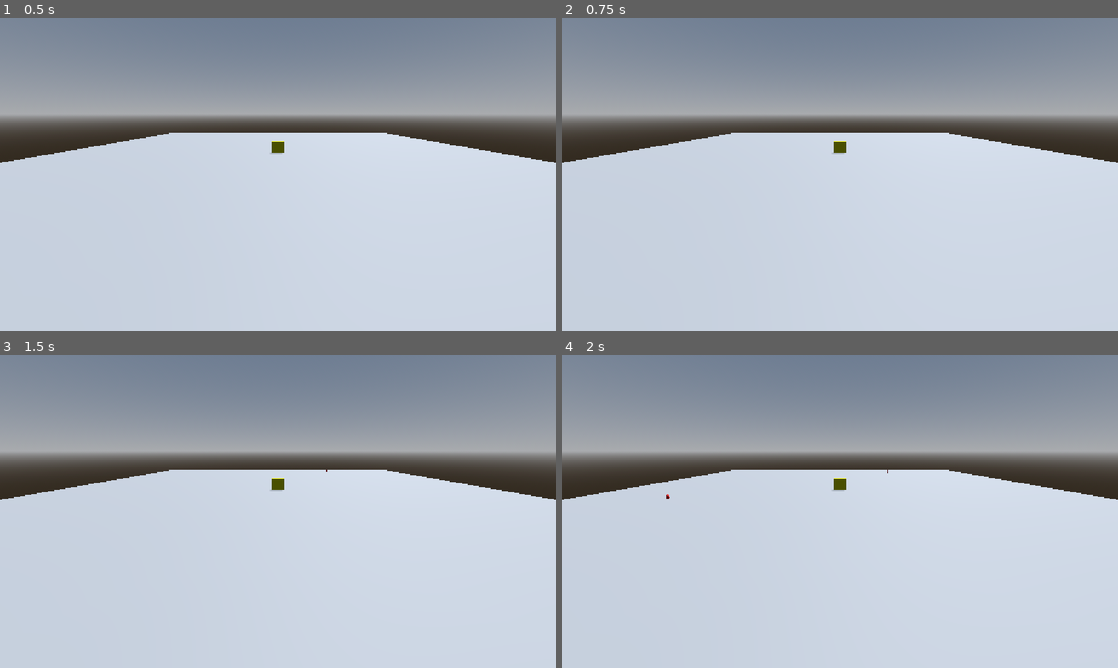
Above: before the commit, frames 1-4 (two rows, left to right).
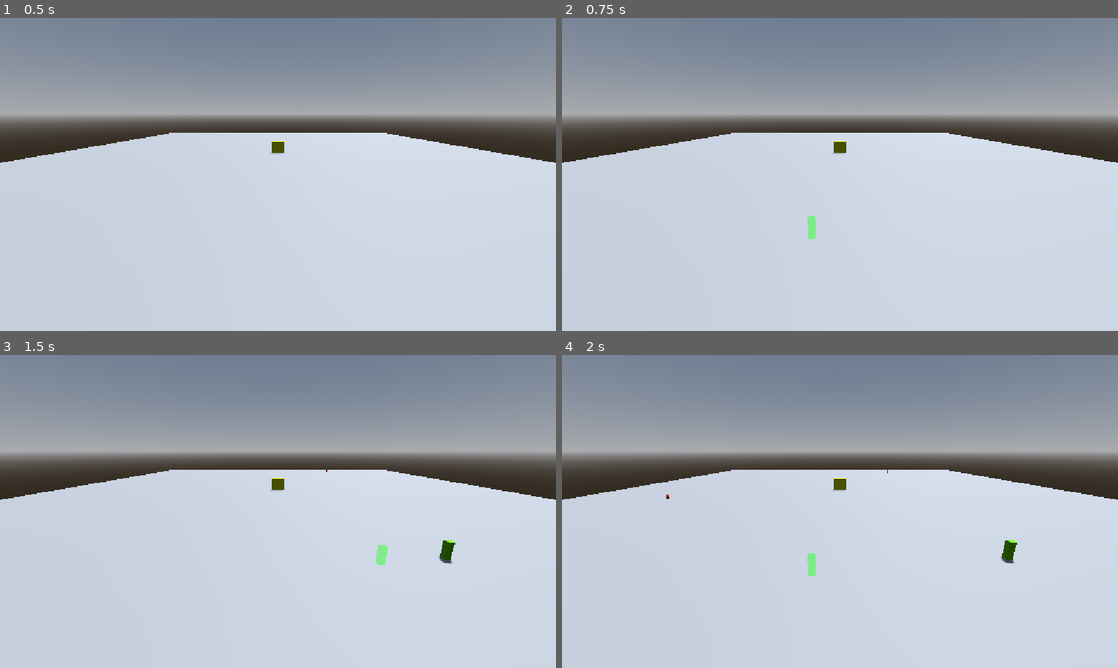
Above: after the commit, the same moments.

Repository: mahdiG/tower-defence
Game: Godot game, scene res://game.tscn
Same seed, same stepped clock (60 frames per second), same inputs: the game is played once before the commit and once after it.
Inputs (mouse positions are in pixels of both pictures, inside the frame that each line leads up to):
- Up to frame 1 (0.5 s): no input
- Up to frame 2 (0.75 s): tap Enter at 0.5 s; move the mouse to (812, 237) at 0.52 s; click (812, 237) at 0.67 s
- Up to frame 3 (1.5 s): tap Space at 1.25 s; drag from (444, 558) to (250, 574) at 1.27 s
- Up to frame 4 (2 s): no input

Frame 1 is identical in both runs. In frame 2, 0.1% of the frame differs, in the area x 44-46%, y 63-71%; in frame 3, 0.3%, in the area x 67-82%, y 59-68%; in frame 4, 0.3%.

Commit message:
add troop placer

Diff:
--- a/enemy.gd
+++ b/enemy.gd
@@ -3,6 +3,7 @@
 signal died()
 
 @export var speed := 6
+@export var basic_attack_damage := 10
 
 @onready var navigation_agent: NavigationAgent3D = $NavigationAgent3D
 @onready var attack_cooldown_timer: Timer = $AttackCooldownTimer
@@ -38,8 +39,19 @@
 	target = initial_target
 	position = spawn_position
 
+
+func attack():
+	print("attack target: ", target)
+	if target.has_method("damage"):
+		target.damage(basic_attack_damage)
+
+
 func _on_navigation_agent_velocity_computed(safe_velocity: Vector3) -> void:
 	velocity = safe_velocity
 
 func _on_navigation_agent_target_reached() -> void:
-	print("reached target")
+	if !isAttackOnCooldown:
+		attack()
+
+func _on_attack_cooldown_timer_timeout() -> void:
+	isAttackOnCooldown = false
--- a/enemy.tscn
+++ b/enemy.tscn
@@ -24,3 +24,9 @@
 
 [node name="NavigationAgent3D" type="NavigationAgent3D" parent="." unique_id=1924161802]
 target_desired_distance = 2.0
+
+[node name="AttackCooldownTimer" type="Timer" parent="." unique_id=300458377]
+one_shot = true
+autostart = true
+
+[connection signal="timeout" from="AttackCooldownTimer" to="." method="_on_attack_cooldown_timer_timeout"]
--- a/game.gd
+++ b/game.gd
@@ -6,13 +6,14 @@
 @export var max_enemies := 10
 
 @onready var enemy_spawn_timer: Timer = $EnemySpawnTimer
-@onready var enemy_target: StaticBody3D = $Town
+@onready var enemy_target: StaticBody3D = $Shrine
 @onready var enemy_spawn_location: PathFollow3D = $SpawnPath/SpawnLocation
 
 @onready var fps_label: Label = $DebugStats/DebugContainer/FpsLabel
 @onready var health_label: Label = $DebugStats/DebugContainer/HealthLabel
 @onready var big_center_label: Label = $CenterContainer/BigCenterLabel
 @onready var big_center_label_timer: Timer = $BigCenterLabelTimer
+@onready var placer: Node3D = $Placer
 
 var is_game_over := false
 var enemies_spawned := 0
@@ -24,6 +25,13 @@
 	pass
 	#player.died.connect(_on_player_died)
 	#start_round()
+
+
+func _unhandled_input(event: InputEvent) -> void:
+	if event is InputEventMouseButton and event.pressed:
+		if event.button_index == MOUSE_BUTTON_LEFT:
+			placer.select_troop()
+
 
 # Called every frame. 'delta' is the elapsed time since the previous frame.
 func _process(_delta: float) -> void:
--- a/game.tscn
+++ b/game.tscn
@@ -2,6 +2,8 @@
 
 [ext_resource type="Script" uid="uid://d0d16g24e8kv8" path="res://game.gd" id="1_e2o6t"]
 [ext_resource type="PackedScene" uid="uid://bbjd4rmnati4b" path="res://enemy.tscn" id="2_e2o6t"]
+[ext_resource type="Script" uid="uid://dsd3fi82ydsfd" path="res://placer.gd" id="3_feb5d"]
+[ext_resource type="PackedScene" uid="uid://ccim83gp3bvnk" path="res://troop.tscn" id="4_fc0e3"]
 
 [sub_resource type="ProceduralSkyMaterial" id="ProceduralSkyMaterial_e2o6t"]
 sky_horizon_color = Color(0.66224277, 0.6717428, 0.6867428, 1)
@@ -56,15 +58,16 @@
 transform = Transform3D(-0.8660254, -0.43301278, 0.25, 0, 0.49999997, 0.86602545, -0.50000006, 0.75, -0.43301266, 0, 0, 0)
 shadow_enabled = true
 
-[node name="Town" type="StaticBody3D" parent="." unique_id=72884067]
+[node name="Shrine" type="StaticBody3D" parent="." unique_id=72884067]
+collision_layer = 2
 metadata/_edit_group_ = true
 
-[node name="MeshInstance3D" type="MeshInstance3D" parent="Town" unique_id=426135503]
+[node name="MeshInstance3D" type="MeshInstance3D" parent="Shrine" unique_id=426135503]
 transform = Transform3D(1, 0, 0, 0, 1, 0, 0, 0, 1, 0, 2.4819279, 0)
 material_override = SubResource("StandardMaterial3D_laaf8")
 mesh = SubResource("BoxMesh_ef8af")
 
-[node name="CollisionShape3D" type="CollisionShape3D" parent="Town" unique_id=1313511466]
+[node name="CollisionShape3D" type="CollisionShape3D" parent="Shrine" unique_id=1313511466]
 transform = Transform3D(1, 0, 0, 0, 1, 0, 0, 0, 1, 0, 2.4819279, 0)
 shape = SubResource("BoxShape3D_laaf8")
 
@@ -94,4 +97,8 @@
 [node name="EnemySpawnTimer" type="Timer" parent="." unique_id=254528283]
 autostart = true
 
+[node name="Placer" type="Node3D" parent="." unique_id=514895326]
+script = ExtResource("3_feb5d")
+troop_scene = ExtResource("4_fc0e3")
+
 [connection signal="timeout" from="EnemySpawnTimer" to="." method="_on_enemy_spawn_timer_timeout"]
--- /dev/null
+++ b/placer.gd
@@ -0,0 +1,121 @@
+extends Node3D
+
+# Drag your Troop scene into this variable in the Inspector
+@export var troop_scene: PackedScene
+# Layers that block placement (other troops, buildings). Do NOT include the ground.
+@export_flags_3d_physics var blocked_layers: int = 2
+# Radius of the footprint used to check the spawn point
+@export var footprint_radius: float = 0.8
+
+const RAY_LENGTH := 1000.0
+const PREVIEW_ALPHA := 0.5
+const VALID_COLOR := Color(0.2, 1.0, 0.2, PREVIEW_ALPHA)
+const INVALID_COLOR := Color(1.0, 0.2, 0.2, PREVIEW_ALPHA)
+
+var troop_preview: Node3D = null
+var preview_material: StandardMaterial3D = null
+var placement_is_valid := false
+
+
+func select_troop() -> void:
+	cancel_preview()
+	_create_preview()
+
+
+func cancel_preview() -> void:
+	if is_instance_valid(troop_preview):
+		troop_preview.queue_free()
+	troop_preview = null
+	preview_material = null
+	placement_is_valid = false
+
+
+func _process(_delta: float) -> void:
+	if troop_preview:
+		_move_preview_to_mouse()
+
+
+func _unhandled_input(event: InputEvent) -> void:
+	if not troop_preview:
+		return
+
+	if event is InputEventMouseButton and event.pressed:
+		if event.button_index == MOUSE_BUTTON_LEFT:
+			_move_preview_to_mouse()
+			if placement_is_valid:
+				_place_troop()
+		elif event.button_index == MOUSE_BUTTON_RIGHT:
+			cancel_preview()
+
+	elif event.is_action_pressed("ui_cancel"):
+		cancel_preview()
+
+
+func _create_preview() -> void:
+	troop_preview = troop_scene.instantiate()
+
+	preview_material = StandardMaterial3D.new()
+	preview_material.transparency = BaseMaterial3D.TRANSPARENCY_ALPHA
+	preview_material.shading_mode = BaseMaterial3D.SHADING_MODE_UNSHADED
+	preview_material.albedo_color = INVALID_COLOR
+
+	_prepare_preview_node(troop_preview)
+	add_child(troop_preview)
+	placement_is_valid = false
+
+
+func _prepare_preview_node(node: Node) -> void:
+	if node is CollisionObject3D:
+		node.collision_layer = 0
+		node.collision_mask = 0
+	if node is MeshInstance3D:
+		node.material_override = preview_material
+		node.cast_shadow = GeometryInstance3D.SHADOW_CASTING_SETTING_OFF
+	if node is Node3D:
+		node.process_mode = Node.PROCESS_MODE_DISABLED
+	for child in node.get_children():
+		_prepare_preview_node(child)
+
+
+func _move_preview_to_mouse() -> void:
+	var mouse_position := get_viewport().get_mouse_position()
+	var hit_result := _raycast_from_mouse(mouse_position)
+
+	if hit_result.is_empty():
+		troop_preview.visible = false
+		placement_is_valid = false
+		return
+
+	troop_preview.visible = true
+	troop_preview.global_position = hit_result.position
+	placement_is_valid = _is_placement_free(hit_result.position)
+	preview_material.albedo_color = VALID_COLOR if placement_is_valid else INVALID_COLOR
+
+
+func _raycast_from_mouse(mouse_position: Vector2) -> Dictionary:
+	var camera := get_viewport().get_camera_3d()
+	var ray_origin := camera.project_ray_origin(mouse_position)
+	var ray_direction := camera.project_ray_normal(mouse_position)
+	var ray_end := ray_origin + ray_direction * RAY_LENGTH
+
+	var query := PhysicsRayQueryParameters3D.create(ray_origin, ray_end)
+	return get_world_3d().direct_space_state.intersect_ray(query)
+
+
+func _is_placement_free(placement_position: Vector3) -> bool:
+	var footprint_shape := SphereShape3D.new()
+	footprint_shape.radius = footprint_radius
+
+	var query := PhysicsShapeQueryParameters3D.new()
+	query.shape = footprint_shape
+	query.transform = Transform3D(Basis(), placement_position + Vector3.UP * footprint_radius)
+	query.collision_mask = blocked_layers
+
+	return get_world_3d().direct_space_state.intersect_shape(query, 1).is_empty()
+
+
+func _place_troop() -> void:
+	var new_troop := troop_scene.instantiate()
+	new_troop.global_position = troop_preview.global_position
+	add_child(new_troop)
+	cancel_preview()
--- /dev/null
+++ b/troop.tscn
@@ -0,0 +1,23 @@
+[gd_scene format=3 uid="uid://ccim83gp3bvnk"]
+
+[sub_resource type="StandardMaterial3D" id="StandardMaterial3D_j4buy"]
+albedo_color = Color(0.37490928, 0.7188842, 9.62615e-07, 1)
+
+[sub_resource type="BoxMesh" id="BoxMesh_laaf8"]
+size = Vector3(1, 3, 1)
+
+[sub_resource type="BoxShape3D" id="BoxShape3D_ef8af"]
+size = Vector3(1, 3, 1)
+
+[node name="Troop" type="StaticBody3D" unique_id=38908698]
+collision_layer = 2
+metadata/_edit_group_ = true
+
+[node name="MeshInstance3D" type="MeshInstance3D" parent="." unique_id=2068360649]
+transform = Transform3D(1, 0, 0, 0, 1, 0, 0, 0, 1, 0, 1.5, 0)
+material_override = SubResource("StandardMaterial3D_j4buy")
+mesh = SubResource("BoxMesh_laaf8")
+
+[node name="CollisionShape3D" type="CollisionShape3D" parent="." unique_id=1027849290]
+transform = Transform3D(1, 0, 0, 0, 1, 0, 0, 0, 1, 0, 1.5, 0)
+shape = SubResource("BoxShape3D_ef8af")
Not shown, added: placer.gd.uid
